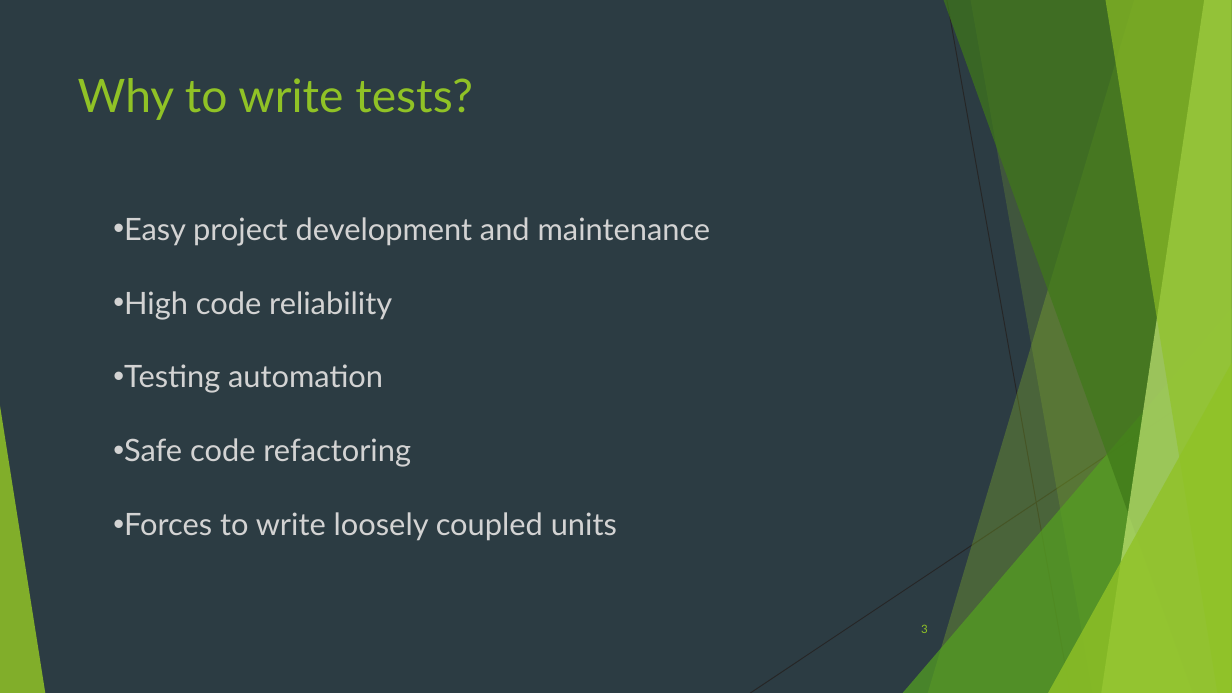
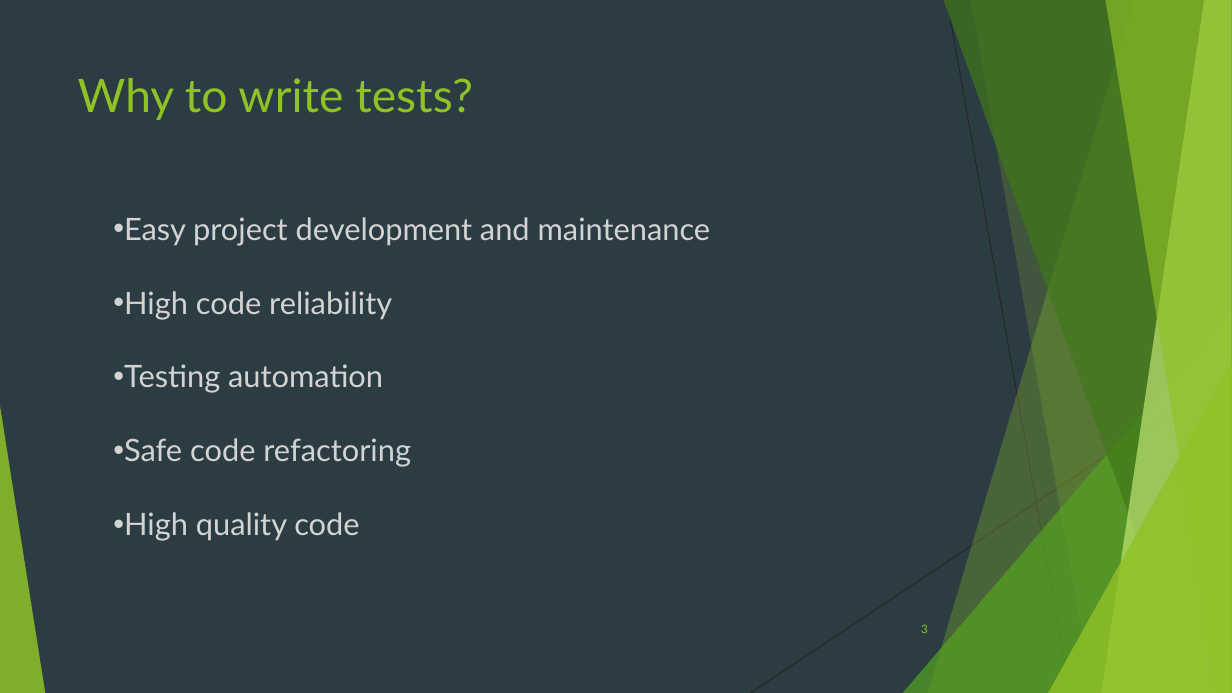
Before and after one commit to lionvs/NET_CodeTesting, a slide deck: slide 3 of Presentation.pptx. Drawn at 1232x693 pixels with LibreOffice and Linux fonts; fonts in the diff are those of the drawing. Boxes give left, top, right and bottom in pixels: in the first picture for what was removed or moved away, otherwise in the second. Text is boxed around its words. In the diff, an @@ line names an element or a change of style, - is before the commit and + after.

```diff
--- a/Presentation.pptx
+++ b/Presentation.pptx
@@ text at (x1=124, y1=512, x2=359, y2=541): text changed @@
-• Forces to write loosely coupled units
+• High quality code
```
Also in this commit, not shown: 4 other slides changed, 1 slide added.
